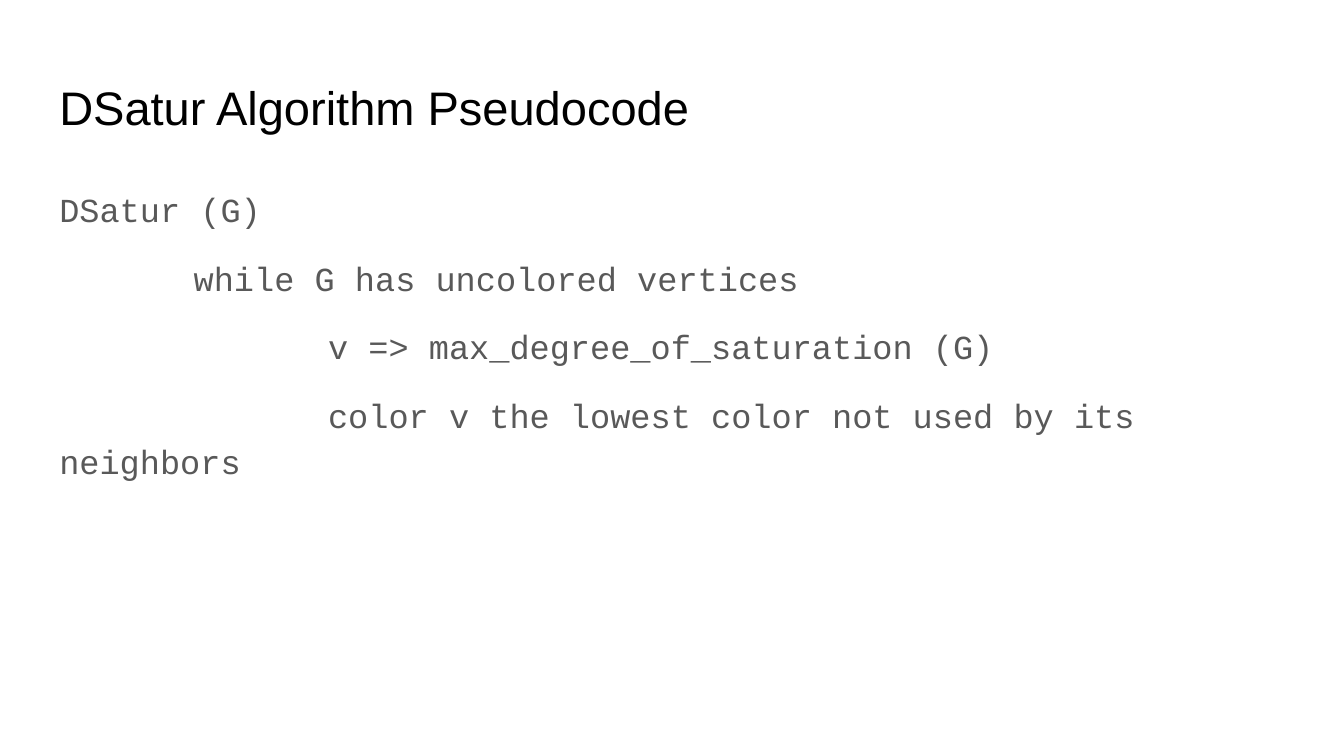
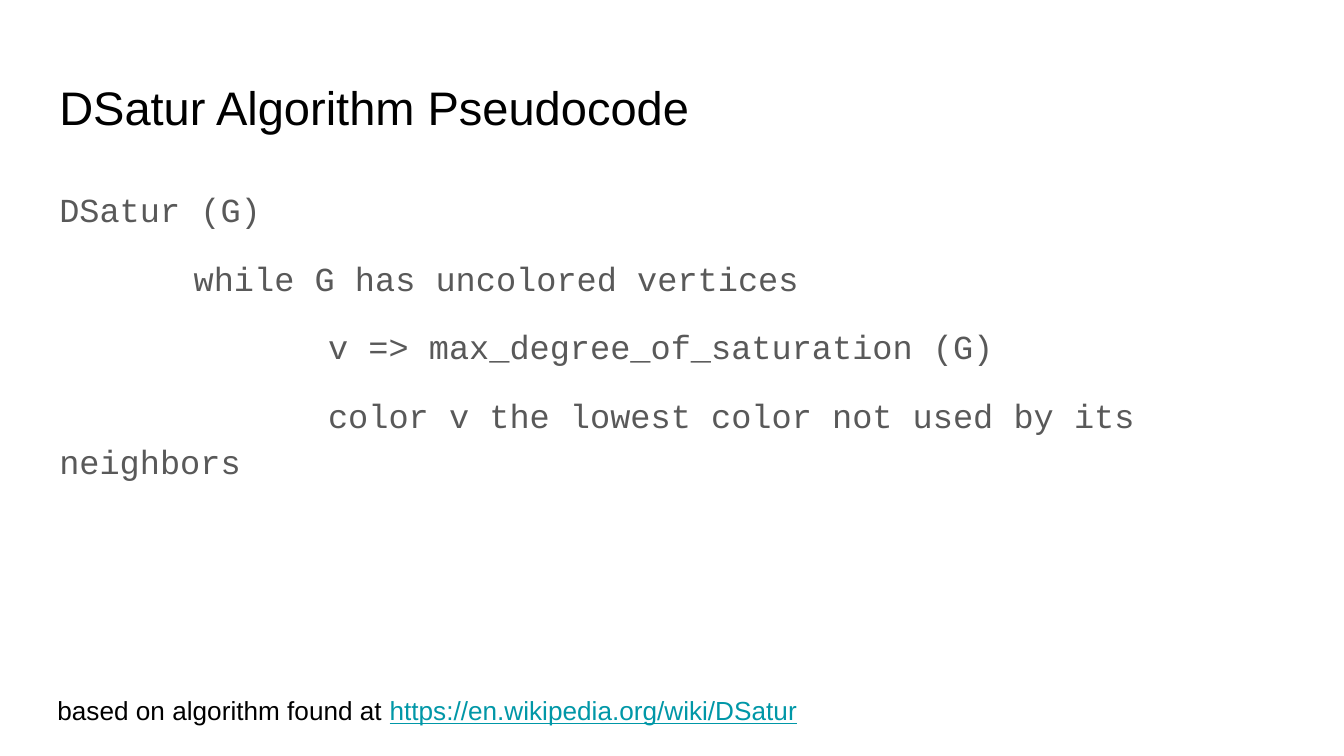
Before and after one commit to wallercullen/NP-complete-project, a slide deck: slide 3 of presentations/approximation_presentation.pptx. Drawn at 1344x756 pixels with LibreOffice and Linux fonts; fonts in the diff are those of the drawing. Boxes give left, top, right and bottom in pixels: in the first picture for what was removed or moved away, otherwise in the second. Text is boxed around its words. In the diff, an @@ line names an element or a change of style, - is before the commit and + after.

Commit message:
sources

```diff
--- a/presentations/approximation_presentation.pptx
+++ b/presentations/approximation_presentation.pptx
@@ text added at [57, 701, 797, 726], 14 pt, text #0097A7, underline @@
+based on algorithm found at https://en.wikipedia.org/wiki/DSatur
```
